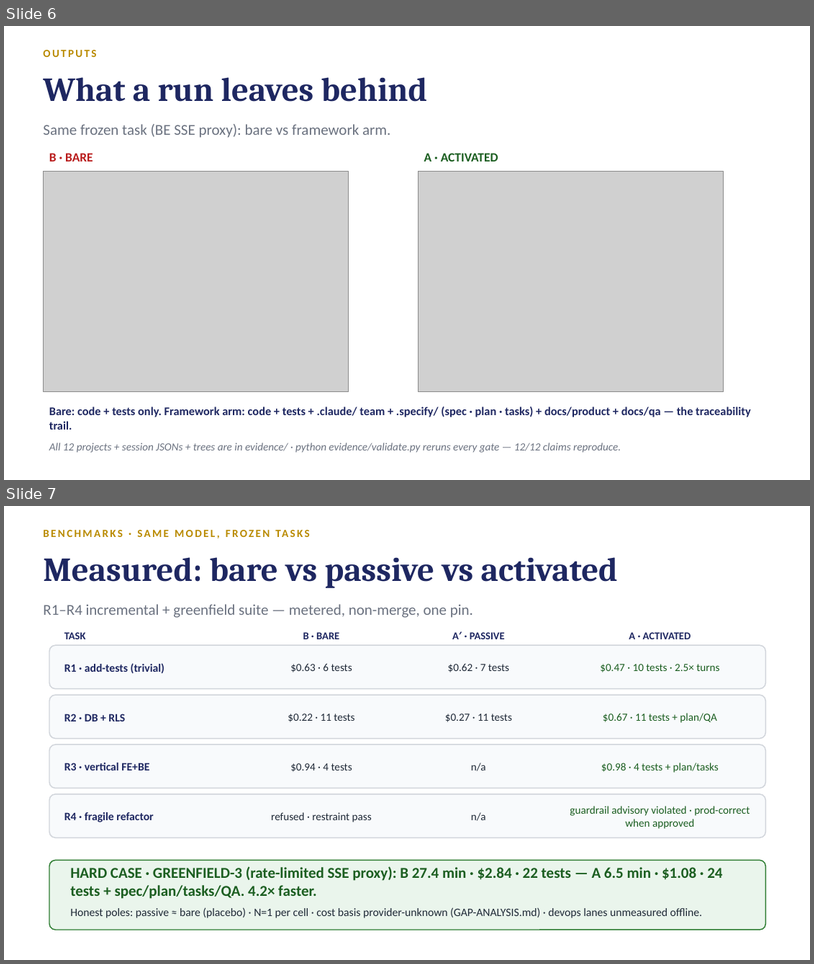
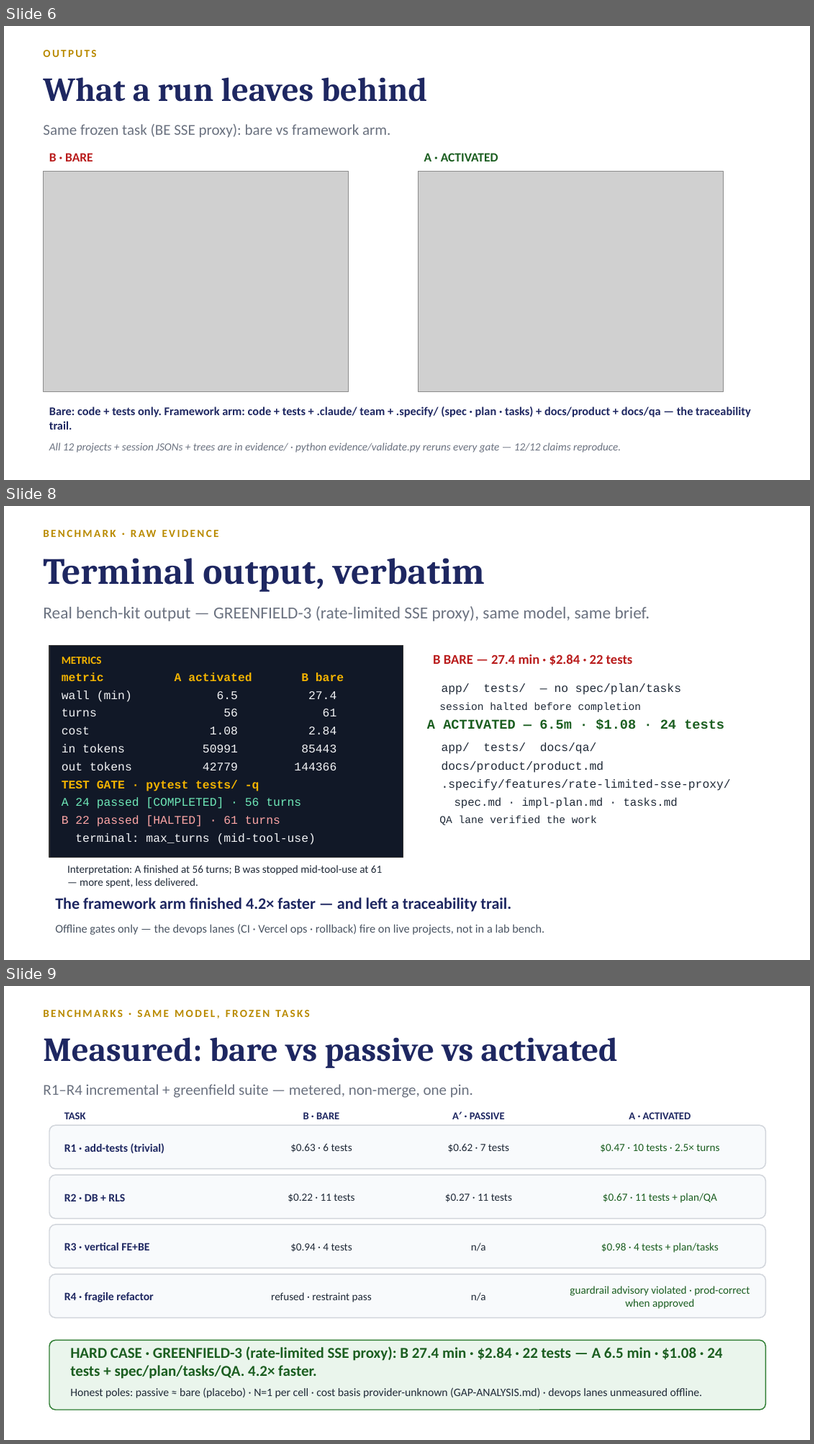
Before and after one commit to trac41799/claude-code-agentic-sdlc, a slide deck: docs/slides/Agentic-SDLC-Tech-Audience-COMPACT.pptx. Shown one above the other, each under a label of ours: slides 6 and 7 before the commit, slides 6, 8 and 9 after it; the slides between them are not shown. The pictures are 814x964 and 814x1444 pixels, drawn with LibreOffice and Linux fonts; fonts in the diff are those of the drawing; grey boxes stand for pictures. Boxes give left, top, right and bottom in pixels: in the first picture for what was removed or moved away, otherwise in the second. Text is boxed around its words. In the diff, an @@ line names an element or a change of style, - is before the commit and + after.

```diff
--- a/docs/slides/Agentic-SDLC-Tech-Audience-COMPACT.pptx
+++ b/docs/slides/Agentic-SDLC-Tech-Audience-COMPACT.pptx
@@ slide 8 added at [4, 506, 810, 960], background #FFFFFF @@
@@ text added at [37, 523, 763, 542], 13 pt, text #B98A00, bold @@
+BENCHMARK · RAW EVIDENCE
@@ text added at [43, 558, 485, 592], 44 pt, text #1E2761, bold @@
+Terminal output, verbatim
@@ text added at [43, 606, 651, 621], 20 pt, text #6B7280 @@
+Real bench-kit output — GREENFIELD-3 (rate-limited SSE proxy), same model, same brief.
@@ rectangle added at [49, 645, 404, 857], fill #111827, outline #333333 1 pt @@
@@ text added at [62, 656, 102, 664], 13 pt, text #F4B400, bold @@
+METRICS
@@ text added at [433, 654, 633, 665], 16 pt, text #B91C1C, bold @@
+B BARE — 27.4 min · $2.84 · 22 tests
@@ text added at [62, 672, 344, 681], 14 pt, text #F4B400, bold @@
+metric A activated B bare
@@ text added at [62, 690, 337, 702], 14 pt, text #F3F4F6 @@
+wall (min) 6.5 27.4
@@ text added at [442, 683, 682, 695], 14 pt, text #1F2937 @@
+app/ tests/ — no spec/plan/tasks
@@ text added at [62, 708, 337, 716], 14 pt, text #F3F4F6 @@
+turns 56 61
@@ text added at [427, 719, 725, 730], 16 pt, text #1B5E20, bold @@
+A ACTIVATED — 6.5m · $1.08 · 24 tests
@@ text added at [440, 702, 641, 712], 12.5 pt, text #1F2937 @@
+session halted before completion
@@ text added at [62, 726, 337, 734], 14 pt, text #F3F4F6 @@
+cost 1.08 2.84
@@ text added at [442, 742, 597, 754], 14 pt, text #1F2937 @@
+app/ tests/ docs/qa/
@@ text added at [62, 744, 337, 752], 14 pt, text #F3F4F6 @@
+in tokens 50991 85443
@@ text added at [62, 762, 337, 770], 14 pt, text #F3F4F6 @@
+out tokens 42779 144366
@@ text added at [442, 761, 604, 772], 14 pt, text #1F2937 @@
+docs/product/product.md
@@ text added at [62, 780, 260, 791], 14 pt, text #F4B400, bold @@
+TEST GATE · pytest tests/ -q
@@ text added at [442, 779, 731, 790], 14 pt, text #1F2937 @@
+.specify/features/rate-limited-sse-proxy/
@@ text added at [62, 797, 301, 808], 14 pt, text #6EE7B7 @@
+A 24 passed [COMPLETED] · 56 turns
@@ text added at [455, 797, 678, 808], 13.5 pt, text #1F2937 @@
+spec.md · impl-plan.md · tasks.md
@@ text added at [62, 815, 280, 826], 14 pt, text #FCA5A5 @@
+B 22 passed [HALTED] · 61 turns
@@ text added at [440, 816, 597, 825], 12.5 pt, text #1F2937 @@
+QA lane verified the work
@@ text added at [75, 833, 316, 844], 14 pt, text #F3F4F6 @@
+terminal: max_turns (mid-tool-use)
@@ text added at [67, 865, 382, 888], 13 pt, text #1F2937 @@
+Interpretation: A finished at 56 turns; B was stopped mid-tool-use at 61 — more spent, less delivered.
@@ text added at [55, 897, 512, 911], 19 pt, text #1E2761, bold @@
+The framework arm finished 4.2× faster — and left a traceability trail.
@@ text added at [55, 924, 545, 934], 14 pt, text #4B5563 @@
+Offline gates only — the devops lanes (CI · Vercel ops · rollback) fire on live projects, not in a lab bench.
@@ what was slide 7 is now slide 9 @@
```
Also in this commit, not shown: 1 other slide added.
